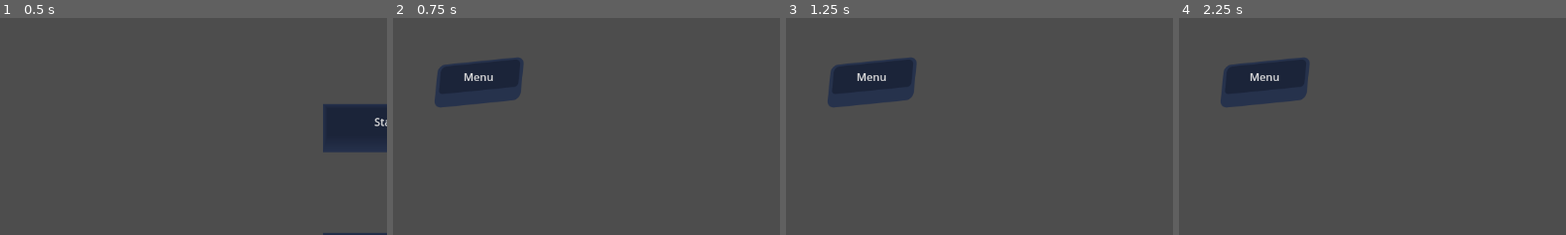
Above: before the commit, frames 1-4 (left to right).
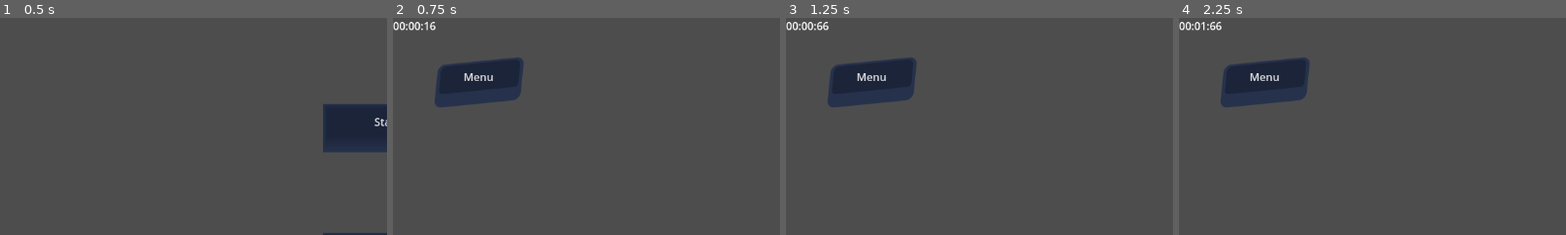
Above: after the commit, the same moments.

Repository: Jincoh/GameJam17
Game: Godot game, scene res://scenes/MainMenu.tscn
Same seed, same stepped clock (60 frames per second), same inputs: the game is played once before the commit and once after it.
Inputs:
- Up to frame 1 (0.5 s): no input
- Up to frame 2 (0.75 s): click "Start" at 0.5 s
- Up to frame 3 (1.25 s): no input
- Up to frame 4 (2.25 s): click "T" at 1.25 s; click "M" at 2 s
The pictures show only the part of the screen within x 0-50%, y 0-50%; the shares and areas given below are measured in that part.

Frame 1 is identical in both runs. In frame 2, 0.3% of the frame differs, in the area x 0-12%, y 1-6%; in frame 3, 0.3%; in frame 4, 0.3%.

Commit message:
Added timer
added a timer to the main game scene, it stops when the game is paused.
it also stops when it reaches 10 for the purposes of end of day stopping
testing, the number is the 10 at line 7, in the future will change this
to a exported const.

Diff:
--- a/src/scenes/MainGameScene.tscn
+++ b/src/scenes/MainGameScene.tscn
@@ -1,10 +1,12 @@
-[gd_scene load_steps=15 format=3 uid="uid://cbxcll3o3r2bw"]
+[gd_scene load_steps=17 format=3 uid="uid://cbxcll3o3r2bw"]
 
 [ext_resource type="StyleBox" uid="uid://cta87mddaw1lb" path="res://styles/ButtonPressed3.tres" id="1_cpixv"]
 [ext_resource type="Script" uid="uid://dw6nf4866w361" path="res://scripts/main_game_scene.gd" id="1_dj5d6"]
 [ext_resource type="PackedScene" uid="uid://1rbmbd6epijo" path="res://scenes/PauseMenu.tscn" id="2_3h06o"]
 [ext_resource type="StyleBox" uid="uid://dssc6chnwlufx" path="res://styles/Button3.tres" id="2_foylg"]
+[ext_resource type="Script" uid="uid://4af2s7uft6t2" path="res://scenes/game_logic.gd" id="2_yo3tn"]
 [ext_resource type="StyleBox" uid="uid://dxp1cyqhiiijf" path="res://styles/TurretButtonPressed.tres" id="3_cckdu"]
+[ext_resource type="Script" uid="uid://bb12fl26yq35s" path="res://scenes/label.gd" id="3_v3nyh"]
 [ext_resource type="StyleBox" uid="uid://dxnwe17f0alui" path="res://styles/TurretButton.tres" id="4_xh18f"]
 [ext_resource type="StyleBox" uid="uid://b8k4eale1nwnd" path="res://styles/MineButtonPressed.tres" id="5_11x1d"]
 [ext_resource type="StyleBox" uid="uid://8hmee30tnv84" path="res://styles/MineButton.tres" id="6_jpwhd"]
@@ -70,9 +72,13 @@
 grow_vertical = 2
 script = ExtResource("1_dj5d6")
 
-[node name="Control" parent="." instance=ExtResource("2_3h06o")]
-visible = false
-layout_mode = 1
+[node name="GameLogic" type="Node" parent="."]
+script = ExtResource("2_yo3tn")
+
+[node name="Label" type="Label" parent="GameLogic"]
+offset_right = 40.0
+offset_bottom = 23.0
+script = ExtResource("3_v3nyh")
 
 [node name="Menu" type="Button" parent="."]
 layout_mode = 1
@@ -148,6 +154,10 @@
 theme_override_styles/normal = ExtResource("8_dj5d6")
 text = "F"
 
+[node name="Control" parent="." instance=ExtResource("2_3h06o")]
+visible = false
+layout_mode = 1
+
 [connection signal="pressed" from="Menu" to="." method="_on_menu_pressed"]
 [connection signal="pressed" from="Turrets" to="." method="_on_turrets_pressed"]
 [connection signal="pressed" from="Mines" to="." method="_on_mines_pressed"]
--- a/src/scenes/PauseMenu.tscn
+++ b/src/scenes/PauseMenu.tscn
@@ -39,6 +39,12 @@
 grow_horizontal = 2
 grow_vertical = 2
 script = ExtResource("1_2yxiw")
+
+[node name="ColorRect" type="ColorRect" parent="."]
+layout_mode = 0
+offset_right = 1144.0
+offset_bottom = 640.0
+color = Color(0, 0, 0, 0.607843)
 
 [node name="Button" type="Button" parent="."]
 layout_mode = 1
--- /dev/null
+++ b/src/scenes/game_logic.gd
@@ -0,0 +1,18 @@
+extends Node
+
+var time_passed = 0.0
+var ts = 0
+
+func _process(delta: float) -> void:
+	if time_passed <= 10:
+		time_passed += delta
+		ts = convert_to_string(time_passed)
+
+
+func convert_to_string(time) -> String:
+	var minutes = time/60
+	var seconds = fmod(time, 60)
+	var milliseconds = fmod(time,1) * 100
+
+	var time_str = "%02d:%02d:%02d" % [minutes, seconds, milliseconds]
+	return time_str
--- /dev/null
+++ b/src/scenes/label.gd
@@ -0,0 +1,4 @@
+extends Label
+
+func _process(_delta: float) -> void:
+	text = get_parent().ts
Not shown, added: src/scenes/game_logic.gd.uid
Not shown, added: src/scenes/label.gd.uid
